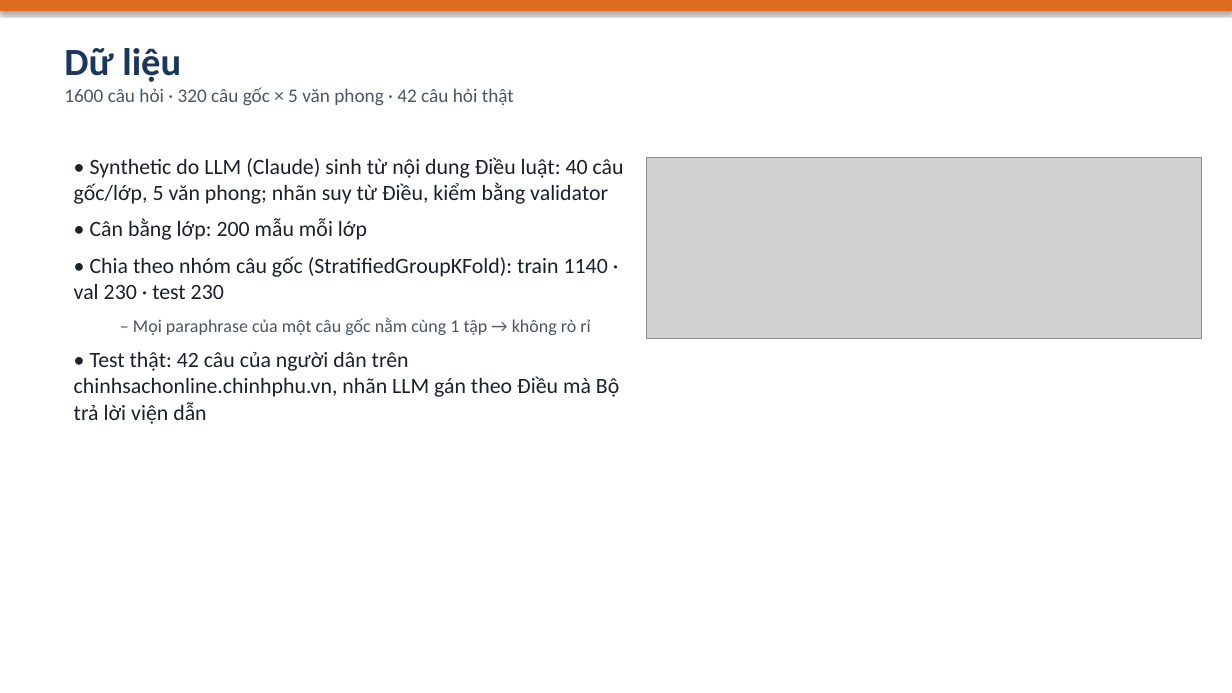
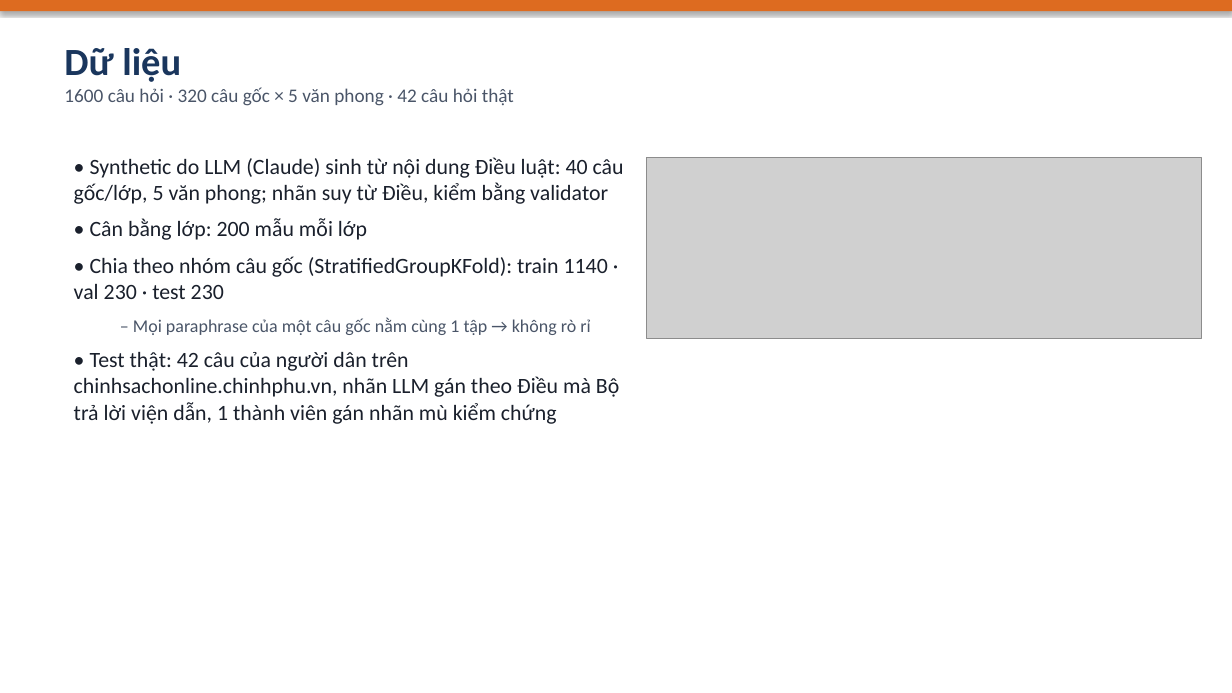
Before and after one commit to hoangdq08/uit-ohs-law-retrieval, a slide deck: slide 4 of reports/Slide_BaoCao_DoAn.pptx. Drawn at 1232x693 pixels with LibreOffice and Linux fonts; fonts in the diff are those of the drawing; grey boxes stand for pictures. Boxes give left, top, right and bottom in pixels: in the first picture for what was removed or moved away, otherwise in the second. Text is boxed around its words. In the diff, an @@ line names an element or a change of style, - is before the commit and + after.

```diff
--- a/reports/Slide_BaoCao_DoAn.pptx
+++ b/reports/Slide_BaoCao_DoAn.pptx
@@ text at (74,352,619,424): text changed @@
-• Test thật: 42 câu của người dân trên chinhsachonline.chinhphu.vn, nhãn LLM gán theo Điều mà Bộ trả lời viện dẫn
+• Test thật: 42 câu của người dân trên chinhsachonline.chinhphu.vn, nhãn LLM gán theo Điều mà Bộ trả lời viện dẫn, 1 thành viên gán nhãn mù kiểm chứng
```
Also in this commit, not shown: 1 other slide changed, 10 other files.
